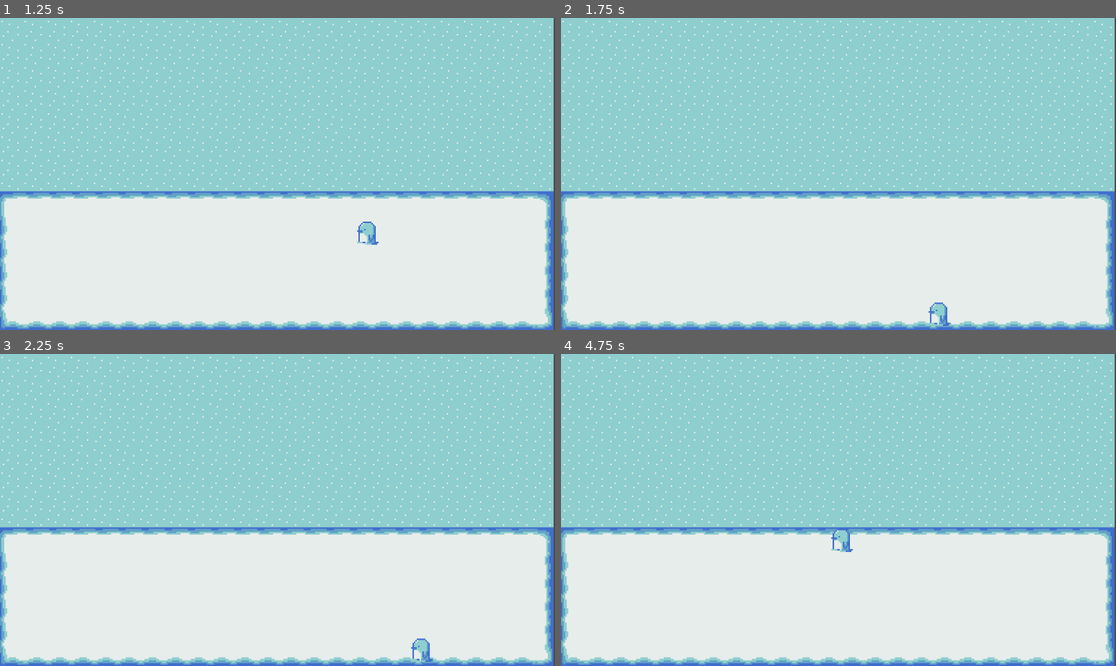
Above: before the commit, frames 1-4 (two rows, left to right).
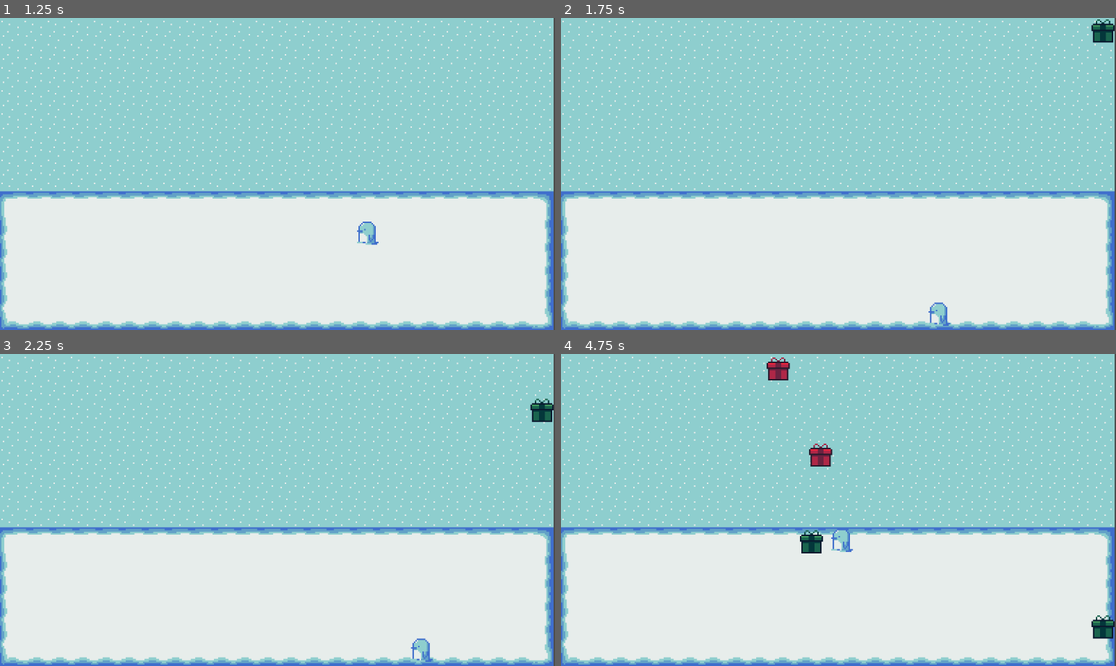
Above: after the commit, the same moments.

Repository: emilykrohn/Waddle
Game: Godot game, scene res://Scenes/main.tscn
The game is run twice, just before and just after one commit, with the same random seed, the same clock (stepped at 60 frames per second) and the same inputs.
Inputs:
- Up to frame 1 (1.25 s): tap Enter at 0.5 s; hold D (right) from 0.53 s (still down)
- Up to frame 2 (1.75 s): release D (right) at 1.28 s; hold S (down) from 1.28 s (still down)
- Up to frame 3 (2.25 s): release S (down) at 2.03 s; hold D (right) from 2.03 s (still down)
- Up to frame 4 (4.75 s): release D (right) at 2.78 s; hold W (up) 2.78-3.53 s; hold A (left) from 3.53 s (still down)

Frame 1 is identical in both runs. In frame 2, 0.3% of the frame differs, in the area x 95-100%, y 0-9%; in frame 3, 0.3%; in frame 4, 1.0%, in the area x 37-100%, y 1-92%.

Commit message:
Drops presents from top of screen randomly

Diff:
--- a/Scenes/main.tscn
+++ b/Scenes/main.tscn
@@ -1,8 +1,9 @@
-[gd_scene load_steps=8 format=3 uid="uid://bkrbp0p2aas26"]
+[gd_scene load_steps=9 format=3 uid="uid://bkrbp0p2aas26"]
 
 [ext_resource type="Texture2D" uid="uid://dobi8qq8uc3d4" path="res://Art/Background/Sky.png" id="1_eugpk"]
 [ext_resource type="Texture2D" uid="uid://fwhgkqwnd0t2" path="res://Art/Background/Snow.png" id="2_ldagl"]
 [ext_resource type="PackedScene" uid="uid://xum6wyd7p7pt" path="res://Scenes/player.tscn" id="3_60fi8"]
+[ext_resource type="Script" path="res://Scripts/PresentSpawnArea.gd" id="4_o324a"]
 
 [sub_resource type="TileSetAtlasSource" id="TileSetAtlasSource_i55v1"]
 texture = ExtResource("1_eugpk")
@@ -75,3 +76,9 @@
 
 [node name="PresentSpawnArea" type="Path2D" parent="."]
 curve = SubResource("Curve2D_akuln")
+script = ExtResource("4_o324a")
+
+[node name="Timer" type="Timer" parent="PresentSpawnArea"]
+autostart = true
+
+[connection signal="timeout" from="PresentSpawnArea/Timer" to="PresentSpawnArea" method="_on_timer_timeout"]
--- a/Scripts/PathFollow2D.gd
+++ b/Scripts/PathFollow2D.gd
@@ -1,7 +1,9 @@
 extends PathFollow2D
 
-var presents = [preload("res://Scenes/yellow_present.tscn"),preload("res://Scenes/green_present.tscn"),preload("res://Scenes/red_present.tscn")]
+var presents = [preload("res://Scenes/yellow_present.tscn"),
+				preload("res://Scenes/green_present.tscn"),
+				preload("res://Scenes/red_present.tscn")]
 
 # Called when the node enters the scene tree for the first time.
 func _ready():
-	add_child(presents[randi() % presents.size()])
+	add_child(presents[randi() % presents.size()].instantiate())
--- /dev/null
+++ b/Scripts/PresentSpawnArea.gd
@@ -0,0 +1,8 @@
+extends Path2D
+
+var rng = RandomNumberGenerator.new()
+
+func _on_timer_timeout():
+	var scene = preload("res://Scenes/path_follow_2d.tscn").instantiate()
+	add_child(scene)
+	scene.progress_ratio = rng.randf()
